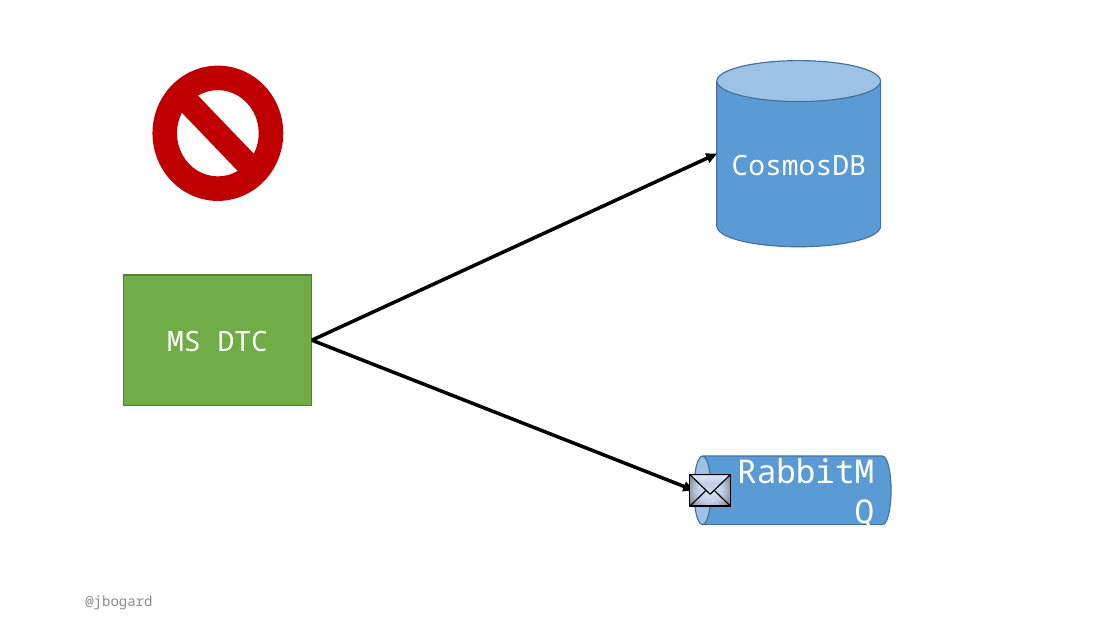
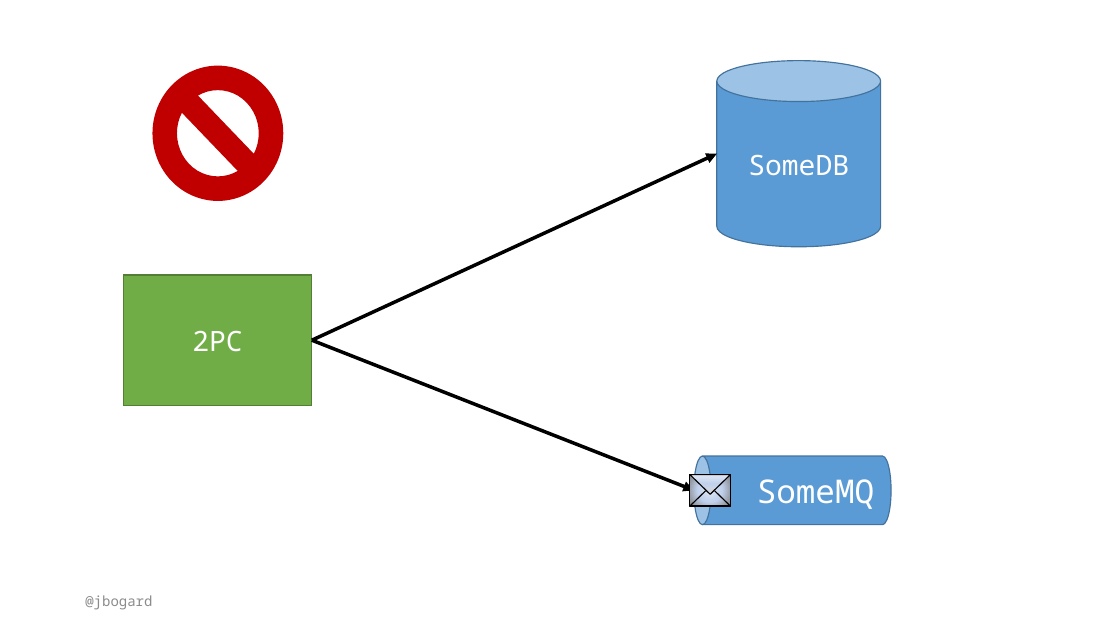
Before and after one commit to jbogard/presentations, a slide deck: slide 39 of ConsistencyAndAgreementInMicroservices/ConsistencyAndAgreementInMicroservices.pptx. Drawn at 1120x630 pixels with LibreOffice and Linux fonts; fonts in the diff are those of the drawing. Boxes give left, top, right and bottom in pixels: in the first picture for what was removed or moved away, otherwise in the second. Text is boxed around its words. In the diff, an @@ line names an element or a change of style, - is before the commit and + after.

Commit message:
Talk

```diff
--- a/ConsistencyAndAgreementInMicroservices/ConsistencyAndAgreementInMicroservices.pptx
+++ b/ConsistencyAndAgreementInMicroservices/ConsistencyAndAgreementInMicroservices.pptx
@@ text in cylinder at (748,154,849,176): text changed @@
-CosmosDB
+SomeDB
@@ text in rectangle at (192,330,242,352): text changed @@
-MS DTC
+2PC
@@ text in cylinder at (757,479,874,509): text changed @@
-RabbitMQ
+SomeMQ
```
Also in this commit, not shown: 3 other slides changed, 2 slides removed.
